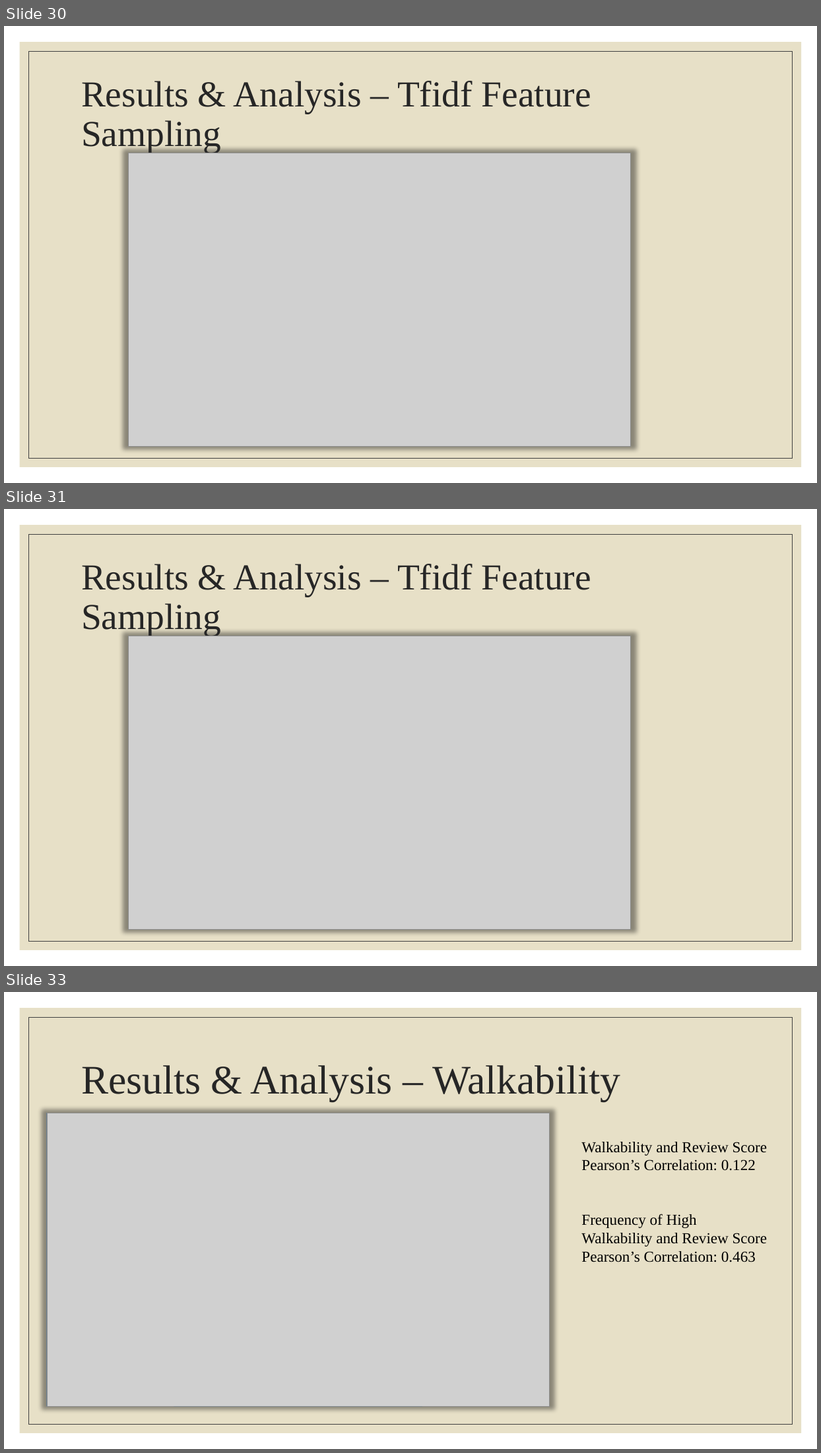
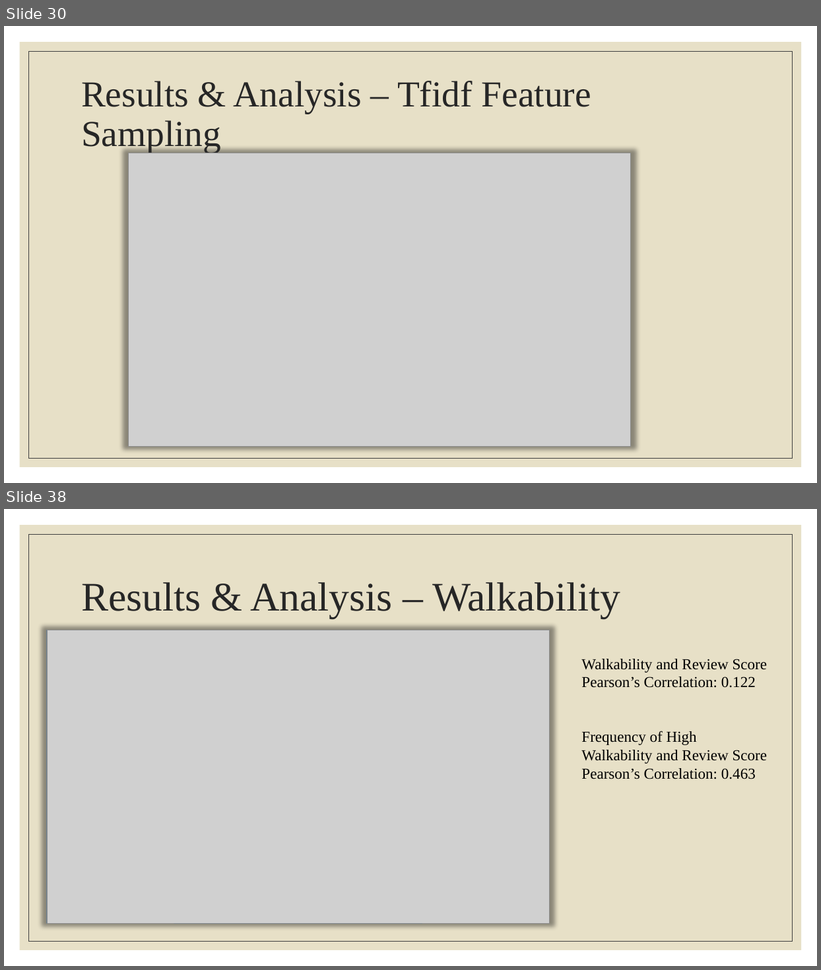
Before and after one commit to m-mcdougall/Capstone-DATS6501, a slide deck: Capstone Presentation.pptx. Shown one above the other, each under a label of ours: slides 30, 31 and 33 before the commit, slides 30 and 38 after it; the slides between them are not shown. The pictures are 821x1453 and 821x970 pixels, drawn with LibreOffice and Linux fonts; fonts in the diff are those of the drawing; grey boxes stand for pictures. Boxes give left, top, right and bottom in pixels: in the first picture for what was removed or moved away, otherwise in the second. Text is boxed around its words. In the diff, an @@ line names an element or a change of style, - is before the commit and + after.

```diff
--- a/Capstone Presentation.pptx
+++ b/Capstone Presentation.pptx
@@ slide 31 removed at box(4, 509, 817, 966), background #FFFFFF; not listed: 2 template elements that a slide beside it also shows @@
@@ title removed at box(81, 564, 591, 636) @@
-Results & Analysis – Tfidf Feature Sampling
@@ rectangle removed at box(129, 636, 631, 929) @@
@@ picture removed at box(129, 636, 631, 929) @@
@@ what was slide 33 is now slide 38 @@
```
Also in this commit, not shown: 5 slides changed, 1 other slide removed, 4 other files.
